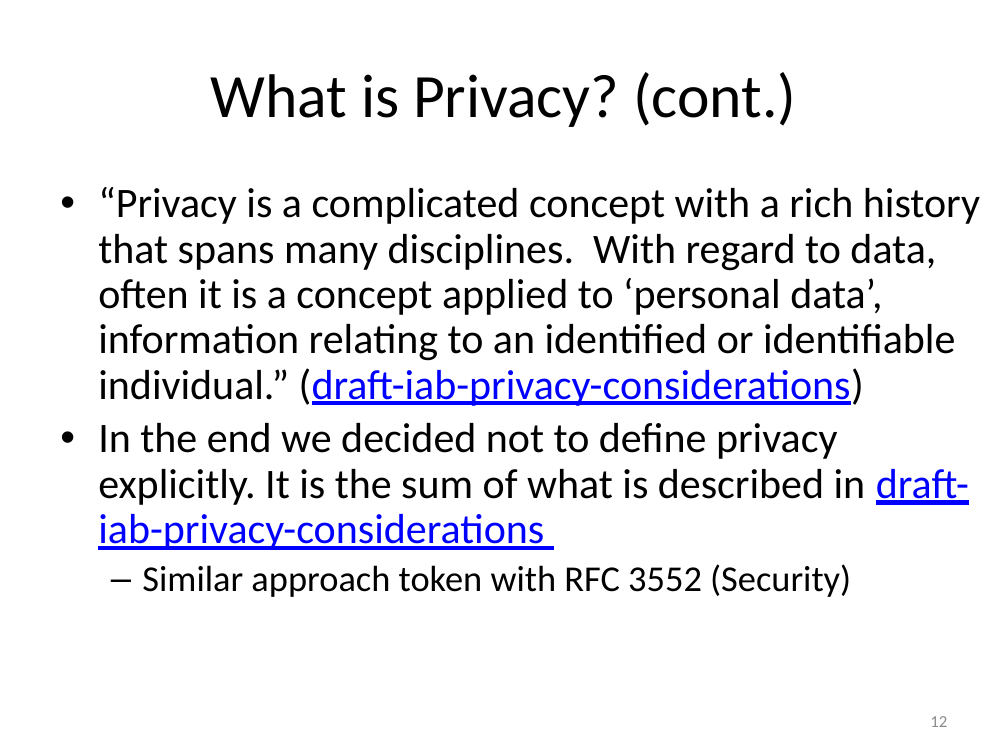
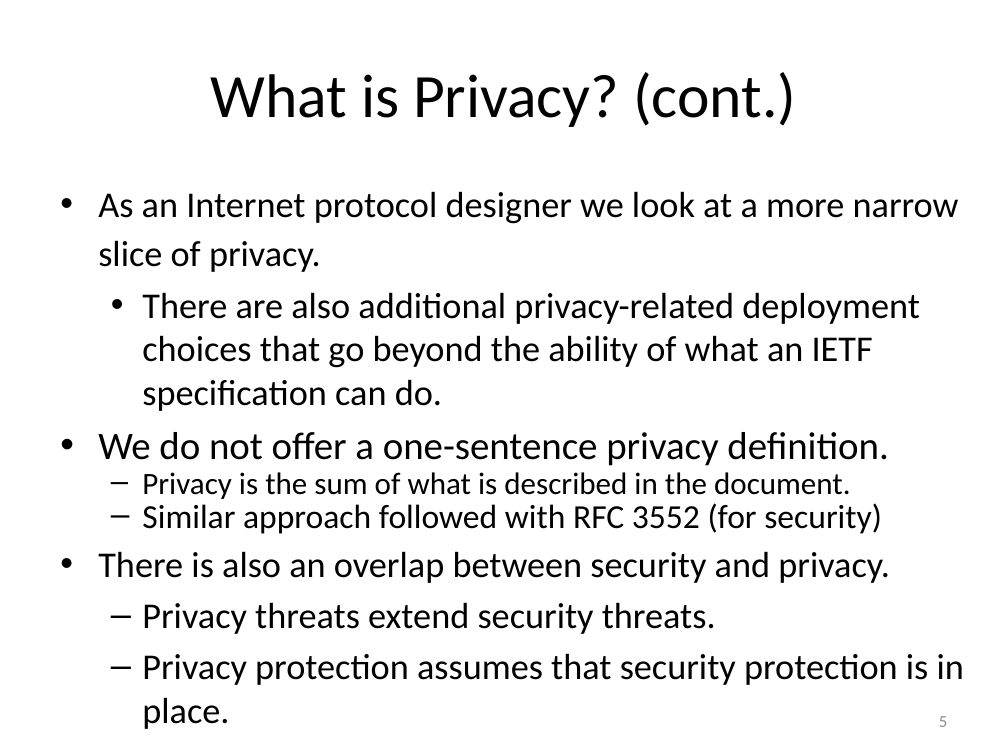
Before and after one commit to hannestschofenig/tschofenig-ids, a slide deck: slide 5 of PrivacyTutorial/iab-privacy-considerations.pptx (slide 12 before the commit). Drawn at 1008x756 pixels with LibreOffice and Linux fonts; fonts in the diff are those of the drawing. Boxes give left, top, right and bottom in pixels: in the first picture for what was removed or moved away, otherwise in the second. Text is boxed around its words. In the diff, an @@ line names an element or a change of style, - is before the commit and + after.

```diff
--- a/PrivacyTutorial/iab-privacy-considerations.pptx
+++ b/PrivacyTutorial/iab-privacy-considerations.pptx
@@ text at [98,191,964,685]: text changed; size 30 to 25.9 pt @@
-• “Privacy is a complicated concept with a rich history that spans many disciplines. With regard to data, often it is a concept applied to ‘personal data’, information relating to an identified or identifiable individual.” (draft-iab-privacy-considerations)
-• In the end we decided not to define privacy explicitly. It is the sum of what is described in draft-iab-privacy-considerations
-  – Similar approach token with RFC 3552 (Security)
+• As an Internet protocol designer we look at a more narrow slice of privacy.
+  • There are also additional privacy-related deployment choices that go beyond the ability of what an IETF specification can do.
+• We do not offer a one-sentence privacy definition.
+  – Privacy is the sum of what is described in the document.
+  – Similar approach followed with RFC 3552 (for security)
+• There is also an overlap between security and privacy.
+  – Privacy threats extend security threats.
+  – Privacy protection assumes that security protection is in place.
@@ page number at [939,716,947,727]: text changed @@
-12
+5
```
Also in this commit, not shown: 17 other slides changed, 3 slides added, 18 slides removed.
